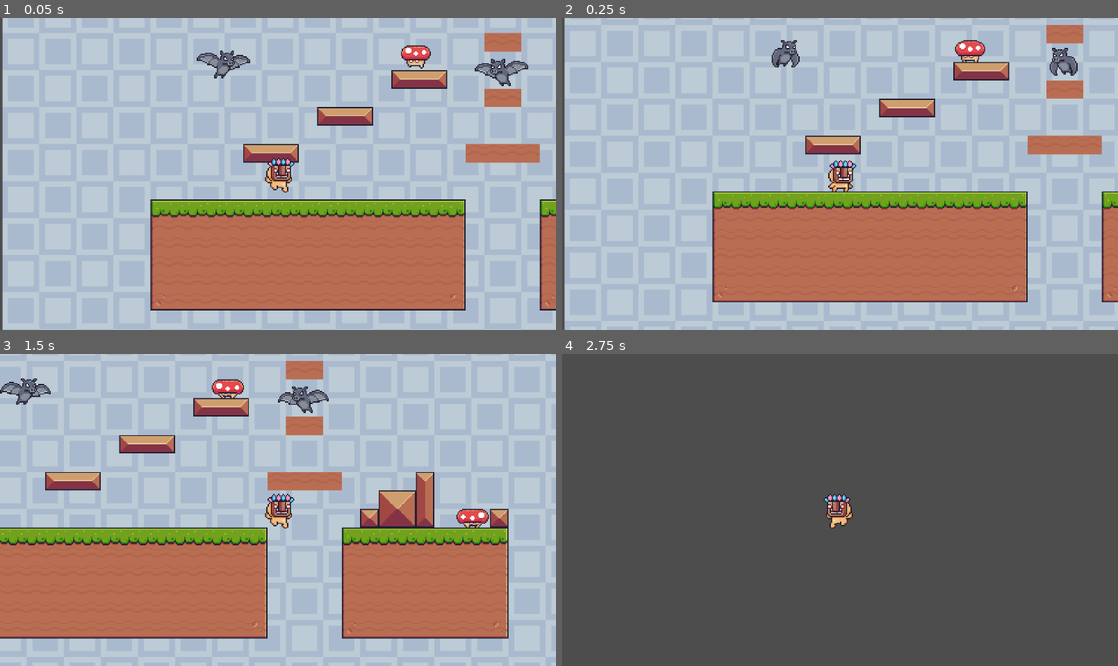
Above: before the commit, frames 1-4 (two rows, left to right).
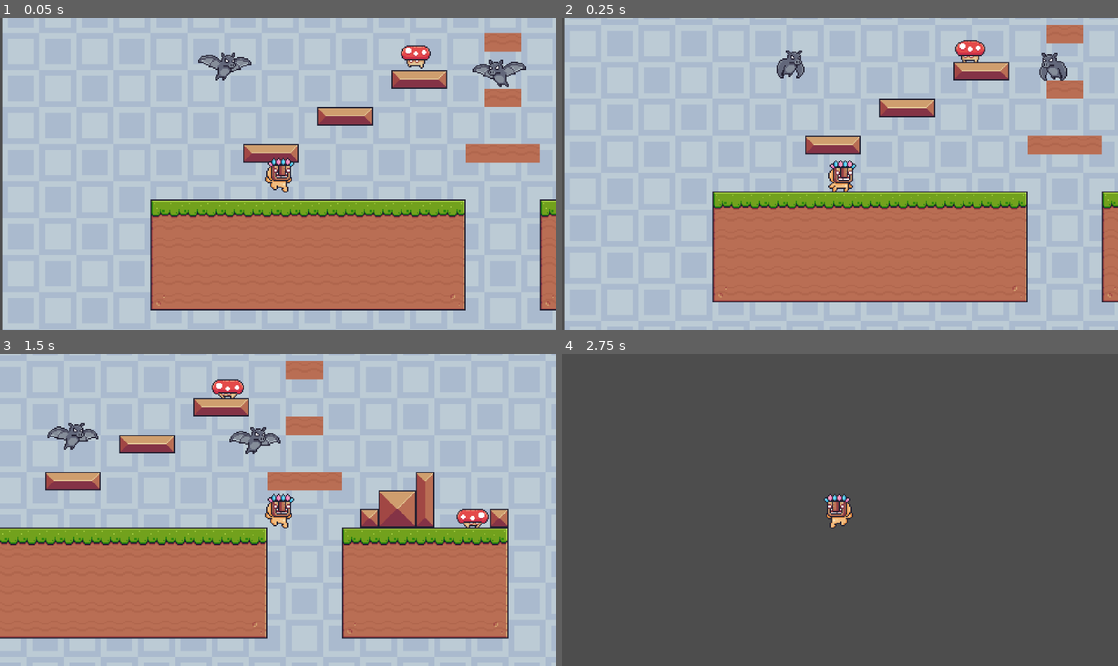
Above: after the commit, the same moments.

Repository: WMinerva/2D-platformer
Game: Godot game, scene res://scenes/levels/level.tscn
The game is run twice, just before and just after one commit, with the same random seed, the same clock (stepped at 60 frames per second) and the same inputs.
Inputs:
- Up to frame 1 (0.05 s): no input
- Up to frame 2 (0.25 s): no input
- Up to frame 3 (1.5 s): hold Right (right) from 0.53 s (still down); tap Space (jump) at 0.77 s
- Up to frame 4 (2.75 s): tap Space (jump) at 1.52 s; release Right (right) at 2.03 s; hold Left (left) from 2.03 s (still down)

The runs differ from the first frame. In frame 1, 0.7% of the frame differs, in the area x 35-95%, y 10-23%; in frame 2, 0.9%; in frame 3, 1.6%, in the area x 0-60%, y 7-33%; in frame 4, nothing differs.

Commit message:
bat follow ai

Diff:
--- a/scenes/enemies/bat.gd
+++ b/scenes/enemies/bat.gd
@@ -3,7 +3,16 @@
 @onready var animated_sprite_2d: AnimatedSprite2D = $AnimatedSprite2D
 
 func _physics_process(delta: float) -> void:
+	if not player:
+		return
 	flip()
+	follow_player()
 
 func flip():
 	animated_sprite_2d.flip_h = player.position.x > position.x
+
+func follow_player():
+	var direction = player.position - position
+	direction = direction.normalized()
+	velocity = direction * speed
+	move_and_slide()
--- a/scenes/enemies/bat.tscn
+++ b/scenes/enemies/bat.tscn
@@ -66,6 +66,7 @@
 
 [node name="Bat" unique_id=88328363 instance=ExtResource("1_rt4uy")]
 script = ExtResource("2_5m14n")
+speed = 40
 
 [node name="AnimatedSprite2D" parent="." index="0" unique_id=389387817]
 sprite_frames = SubResource("SpriteFrames_m5s8h")
